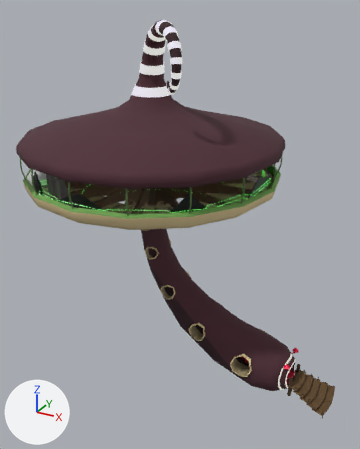
A saved change to the glTF model models/shroom_building.glb.
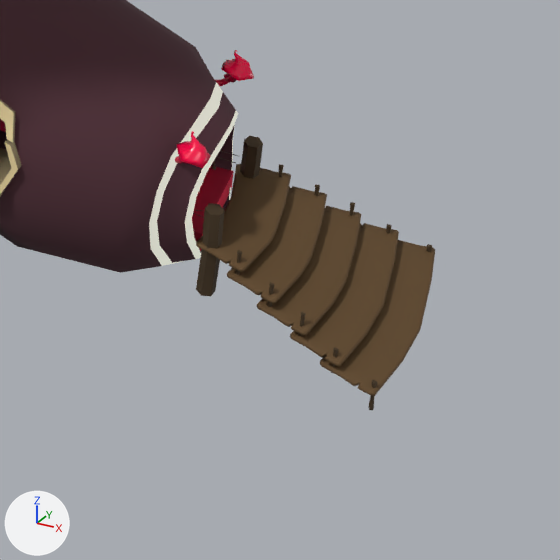
The first picture shows the older version from a 50 mm lens placed at (19.8, -56.5, 50.4), pointed at (-10.7, -1.0, 22.7). The close-ups show both versions on the part from 69% to 100% of the width and 75% to 100% of the height of that picture; other places that the commit changed are outside them. The axes (+X, +Y, +Z) are drawn at lower left. The lights are the same throughout. Objects named as collision shapes, trigger or cutter boxes, shadow casters or lower levels of detail are left out. Where no turn or scale is listed for an object, it has been applied to the vertices. Vertices at the same position are counted once.

The first close-up shows 'escalerasinclinadas.004', 'escalonentrada.001_escalon.003_Cubo.069', 'escalonentrada.002_escalon.004_Cubo.068', 'escalonentrada.003_escalon.005_Cubo.055', 'escalonentrada_escalon.002_Cubo.001', 'escalonentrada_escalon.002_Cubo.087', 'miniseta.009_Esfera.003', 'miniseta.009_Esfera.011_miniseta.009_Esfera.014', 'mushroom_stem', 'paloentrada.001_poste.001_Cilindro.015', 'paloentrada_poste_Cilindro.002', 'paloescalon.007_apoyo_Cubo.006'.
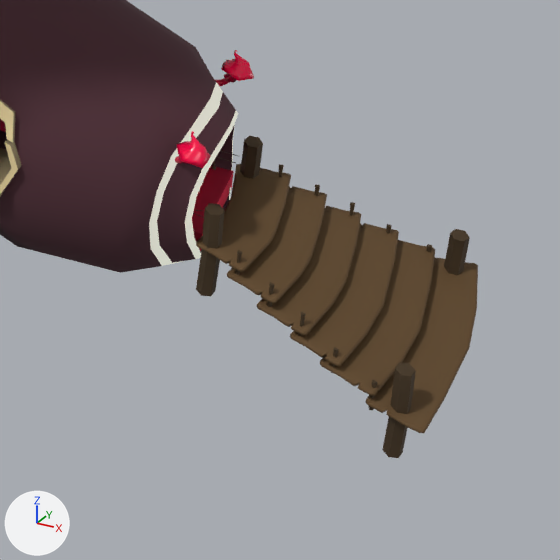
Pixel boxes (x1, y1, x2, y2) of what changed, in the close-ups (560 x 560 px):
'escalonentrada_escalon.002_Cubo.002', added (brown): after (365, 257, 478, 433)
'paloescalon.007_apoyo_Cubo.006', reshaped (39% wider, 31% taller): before (235, 164, 432, 410); after (196, 136, 470, 458)
part 1 of me_paloescalon_007_apoyo_cubo_002, added (brown): after (382, 362, 416, 458)
part 2 of me_paloescalon_007_apoyo_cubo_002, added (brown): after (444, 229, 470, 275)
'paloentrada.001_poste.001_Cilindro.015', unchanged, covered by the edit: before (196, 203, 225, 297)

Edits to the bpy script that builds the scene:
```text
Change me_paloescalon_007_apoyo_cubo_002:
    used by ob_paloescalon_007_apoyo_cubo_006; location = (10.88, -2.7, 0.93)
    remove me_paloescalon_007_apoyo_cubo_002.from_pydata(...)  # 520 vertices, 1000 faces; spans x -3.09..1.27, y -0.3..5.79, z -0.96..1.8
    add me_paloescalon_007_apoyo_cubo_002.from_pydata(...)  # 616 vertices, 1176 faces; spans x -4.16..2.21, y -0.5..6.04, z -2.14..2.58
    me_paloescalon_007_apoyo_cubo_002 part 1: a new loose piece of 24 vertices spanning x 1.59..2.12, y -0.5..0.11, z -2.13..0.72, in mat_mushroom_blades_mat (picture img_palette)
    me_paloescalon_007_apoyo_cubo_002 part 2: a new loose piece of 24 vertices spanning x 1.65..2.21, y 5.45..6.04, z -2.14..0.72, in mat_mushroom_blades_mat (picture img_palette)
Add me_escalonentrada_escalon_002_cubo_003:
    me_escalonentrada_escalon_002_cubo_003.from_pydata(...)  # 117 vertices, 230 faces; spans x -0.92..1.02, y -0.1..0.09, z -2.96..3.0
    me_escalonentrada_escalon_002_cubo_003.materials.append(mat_mushroom_blades_mat)  # picture img_palette
Add ob_escalonentrada_escalon_002_cubo_002:
    ob_escalonentrada_escalon_002_cubo_002 = bpy.data.objects.new('escalonentrada_escalon.002_Cubo.002', me_escalonentrada_escalon_002_cubo_003)
    ob_escalonentrada_escalon_002_cubo_002.parent = ob_venue_parent
    ob_escalonentrada_escalon_002_cubo_002.location = (28.21, 0.0524, -28.83)
    ob_escalonentrada_escalon_002_cubo_002.rotation_euler = (-1.571, 0.0, 3.142)  # degrees (-90, 0, 180)
    ob_escalonentrada_escalon_002_cubo_002.scale = (-1.08, -1.0, -1.19)
```
